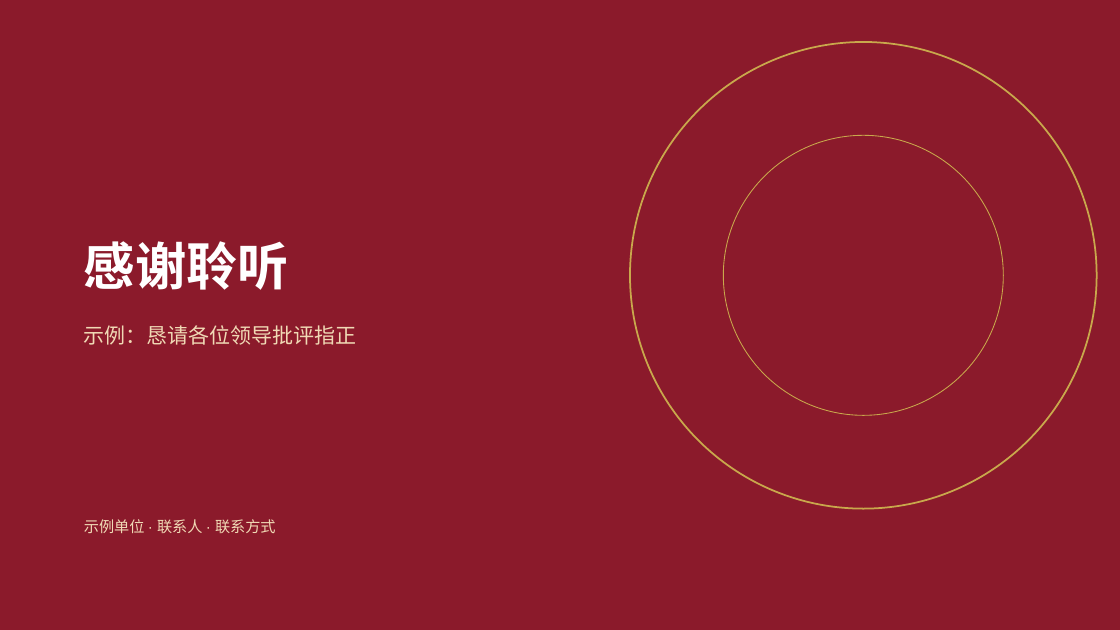
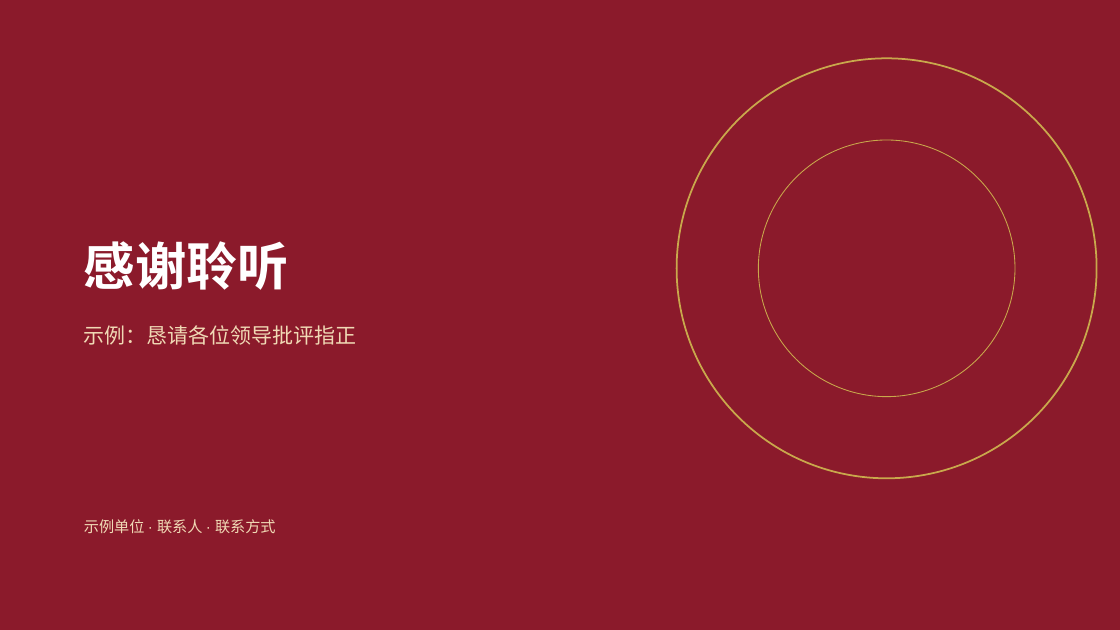
Before and after one commit to dataelement/bisheng, a slide deck: slide 15 of src/backend/bisheng/linsight/builtin_skills/bisheng-pptx/templates/gov-red/template.pptx. Drawn at 1120x630 pixels with LibreOffice and Linux fonts; fonts in the diff are those of the drawing. Boxes give left, top, right and bottom in pixels: in the first picture for what was removed or moved away, otherwise in the second. Text is boxed around its words. In the diff, an @@ line names an element or a change of style, - is before the commit and + after.

```diff
--- a/src/backend/bisheng/linsight/builtin_skills/bisheng-pptx/templates/gov-red/template.pptx
+++ b/src/backend/bisheng/linsight/builtin_skills/bisheng-pptx/templates/gov-red/template.pptx
@@ ellipse: place and size @@
-ellipse at (630, 42, 1097, 509)
+ellipse at (677, 58, 1097, 478)
@@ ellipse: place and size @@
-ellipse at (723, 135, 1003, 415)
+ellipse at (759, 140, 1016, 397)
```
Also in this commit, not shown: 2 other slides changed, 6 other files.
